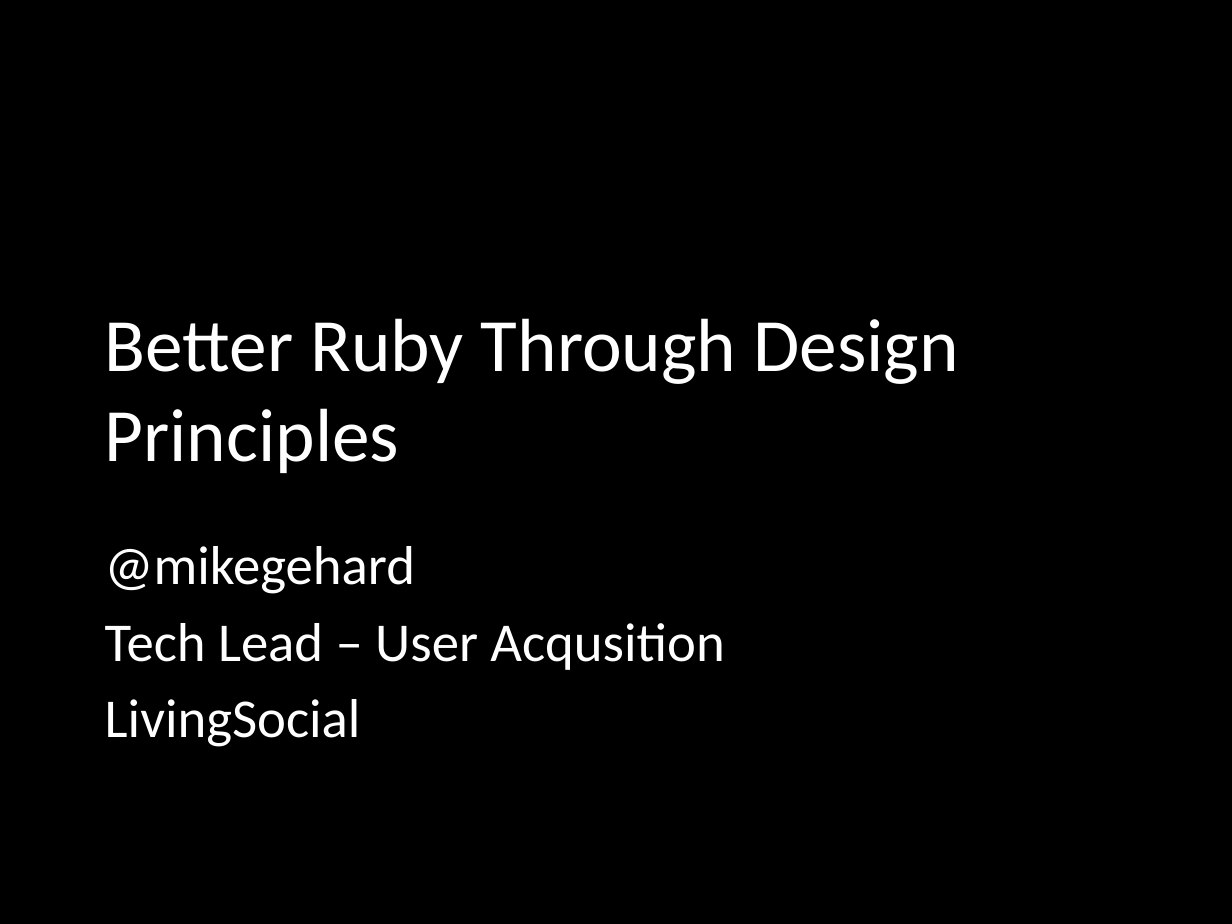
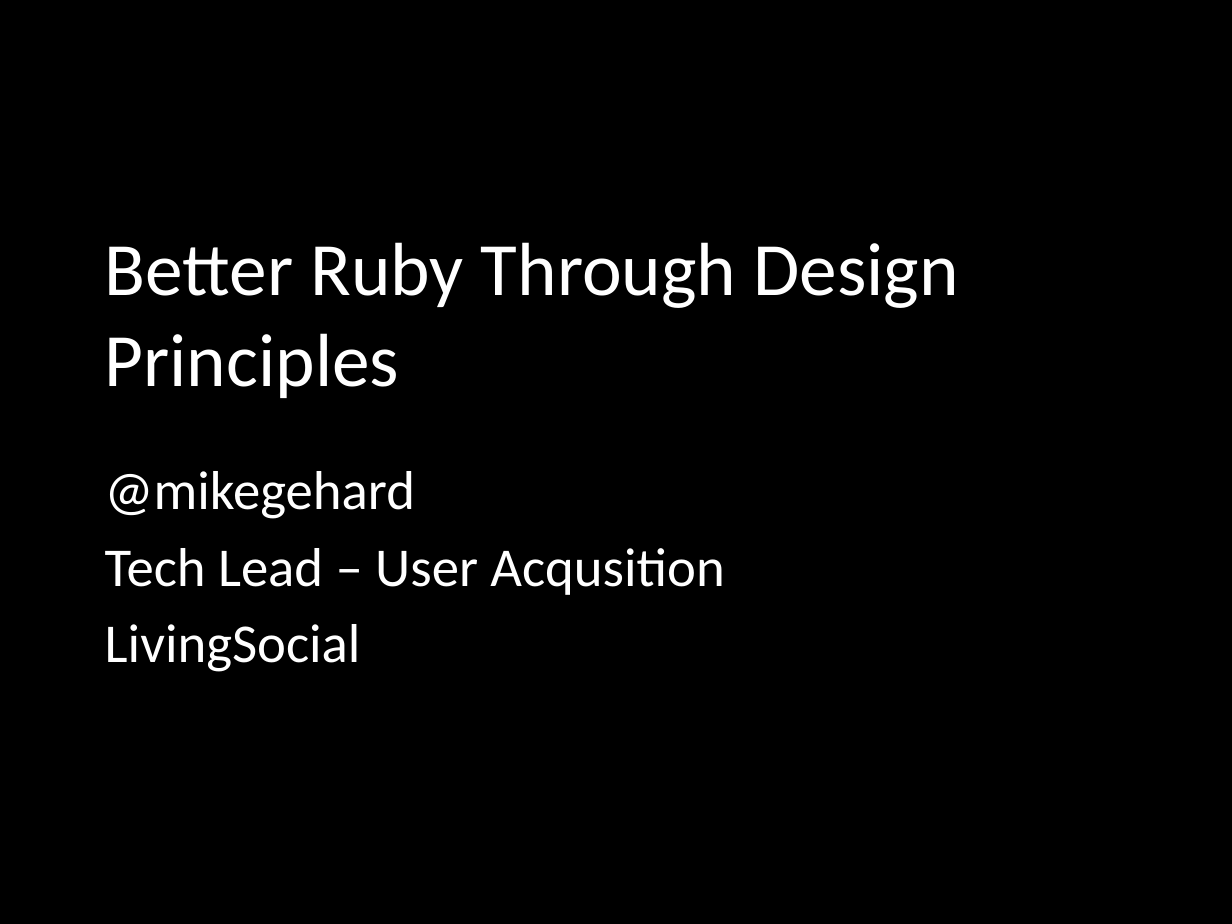
Before and after one commit to mikegehard/Better-Ruby-Through-Design-Principles, a slide deck: slide 1 of BetterRubyThroughDesignPatterns.pptx. Drawn at 1232x924 pixels with LibreOffice and Linux fonts; fonts in the diff are those of the drawing. Boxes give left, top, right and bottom in pixels: in the first picture for what was removed or moved away, otherwise in the second. Text is boxed around its words. In the diff, an @@ line names an element or a change of style, - is before the commit and + after.

Commit message:
One final tweak.

```diff
--- a/BetterRubyThroughDesignPatterns.pptx
+++ b/BetterRubyThroughDesignPatterns.pptx
@@ title "Better Ruby Through Design Principles": place and size @@
-title "Better Ruby Through Design Principles" at box(105, 318, 958, 473)
+title "Better Ruby Through Design Principles" at box(105, 242, 958, 398)
@@ subtitle "@mikegehard": place and size @@
-subtitle "@mikegehard" at box(105, 546, 724, 747)
+subtitle "@mikegehard" at box(105, 471, 724, 672)
```
